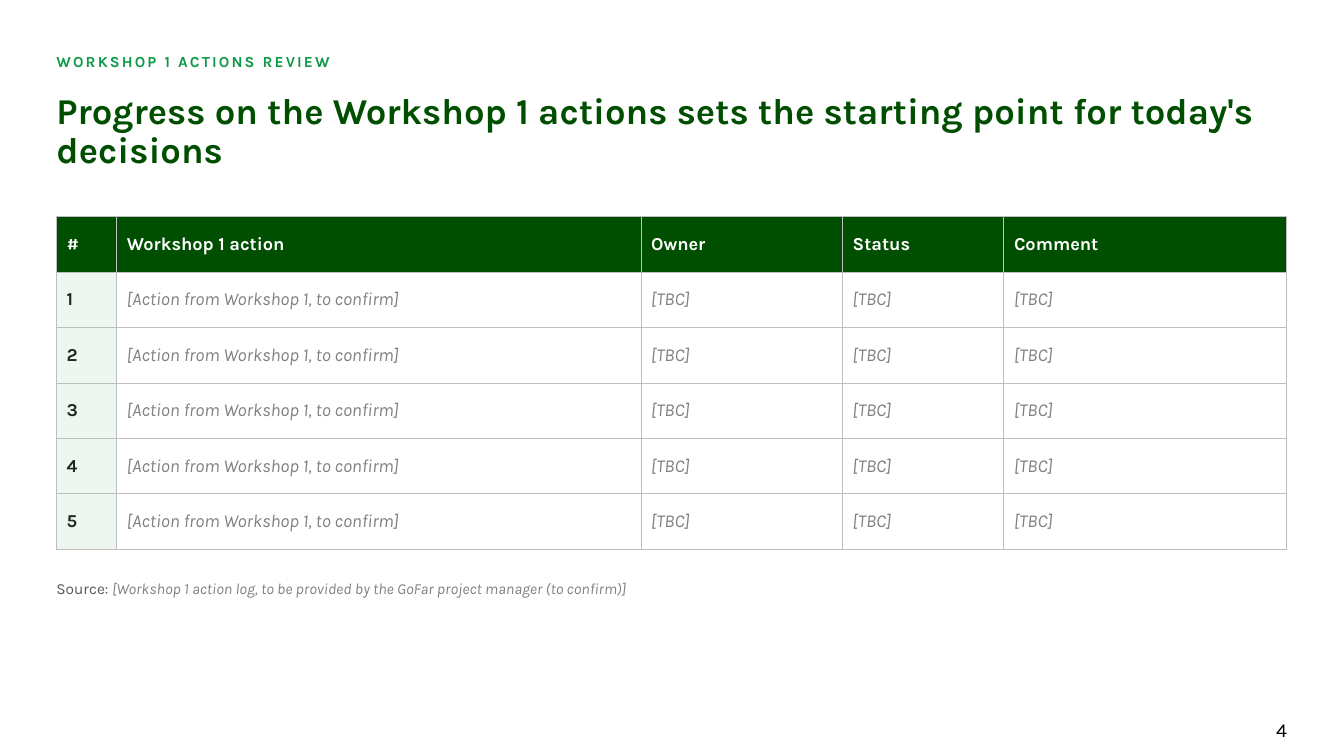
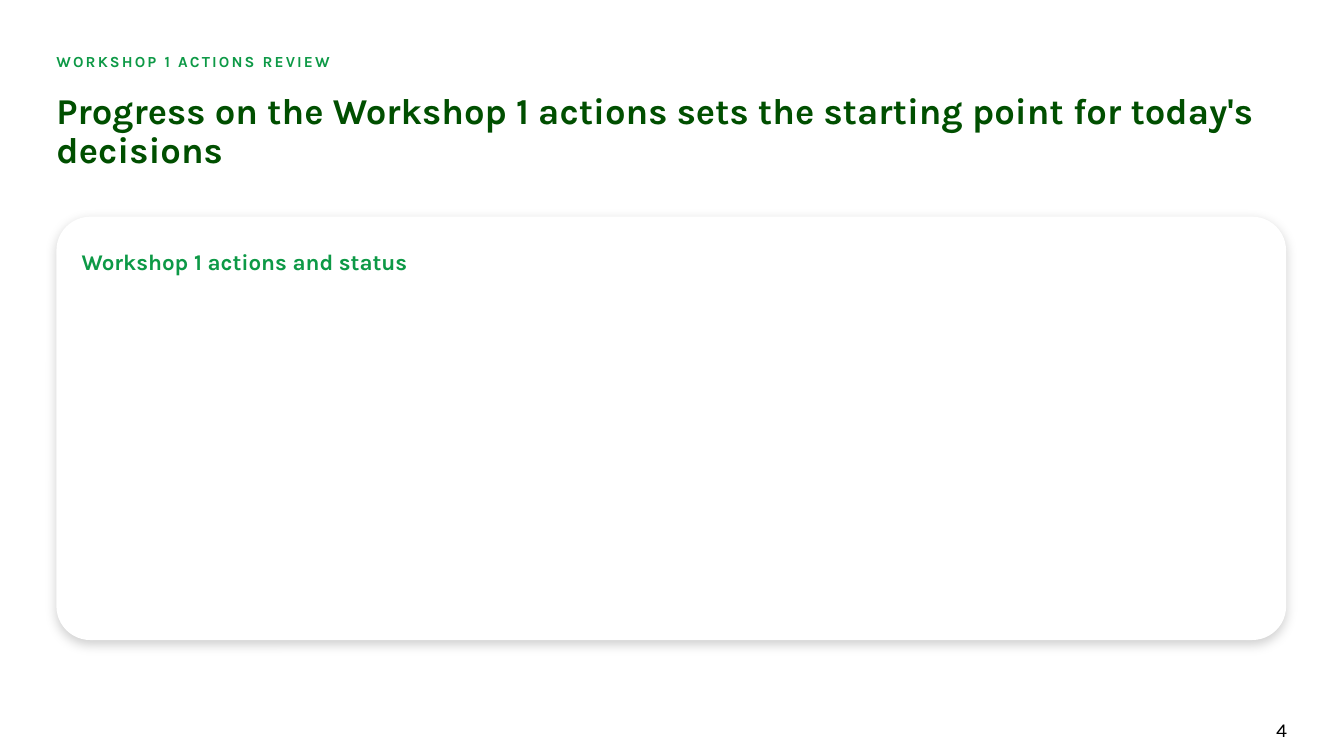
Before and after one commit to alyciawolf02/claude, a slide deck: slide 4 of deliverables/GoFar_Power_and_Grid_Connection_2_Workshop_Structure.pptx. Drawn at 1344x756 pixels with LibreOffice and Linux fonts; fonts in the diff are those of the drawing; background and template pictures are left out. Boxes give left, top, right and bottom in pixels: in the first picture for what was removed or moved away, otherwise in the second. Text is boxed around its words. In the diff, an @@ line names an element or a change of style, - is before the commit and + after.

```diff
--- a/deliverables/GoFar_Power_and_Grid_Connection_2_Workshop_Structure.pptx
+++ b/deliverables/GoFar_Power_and_Grid_Connection_2_Workshop_Structure.pptx
@@ table removed at <box>56,217,1287,549</box>, 6 rows, 5 columns @@
-# | Workshop 1 action | Owner | Status | Comment
-1 | [Action from Workshop 1, to confirm] | [TBC] | [TBC] | [TBC]
-2 | [Action from Workshop 1, to confirm] | [TBC] | [TBC] | [TBC]
-3 | [Action from Workshop 1, to confirm] | [TBC] | [TBC] | [TBC]
-4 | [Action from Workshop 1, to confirm] | [TBC] | [TBC] | [TBC]
-5 | [Action from Workshop 1, to confirm] | [TBC] | [TBC] | [TBC]
@@ rounded rectangle added at <box>56,217,1287,640</box>, fill #FFFFFF @@
@@ text "Workshop 1 actions and status" at <box>82,254,407,276</box>: vertical alignment top to middle @@
@@ text at <box>82,254,407,276</box>: text changed; size 11 to 16 pt; text colour #808080 to #0D9946; bold on; italic off @@
-Source: [Workshop 1 action log, to be provided by the GoFar project manager (to confirm)]
+Workshop 1 actions and status
```
Also in this commit, not shown: 11 other slides changed, 4 slides removed.
